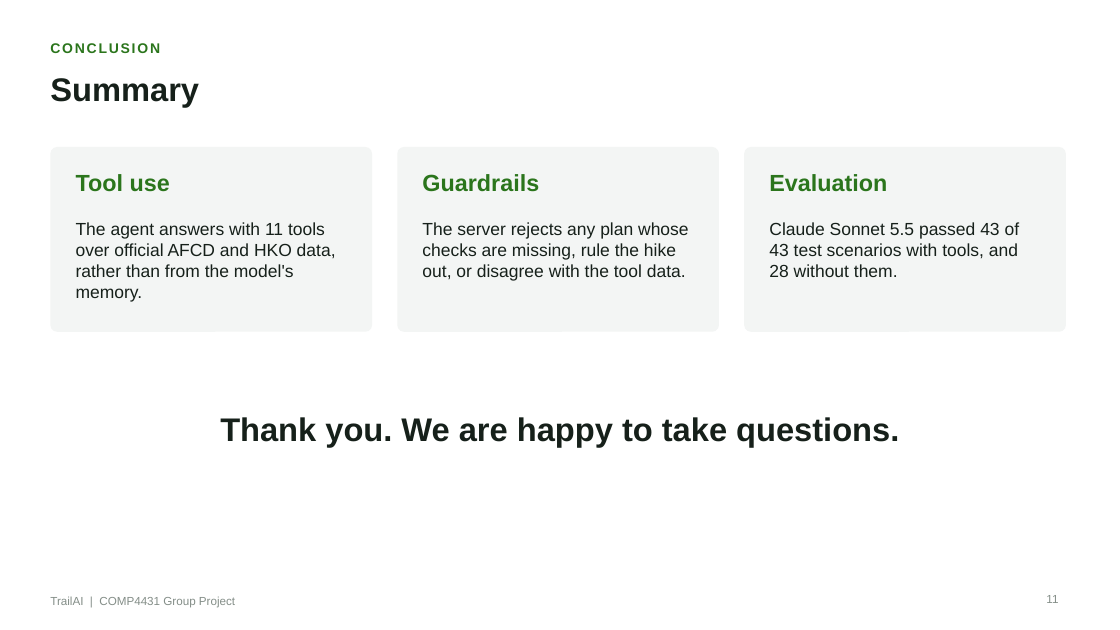
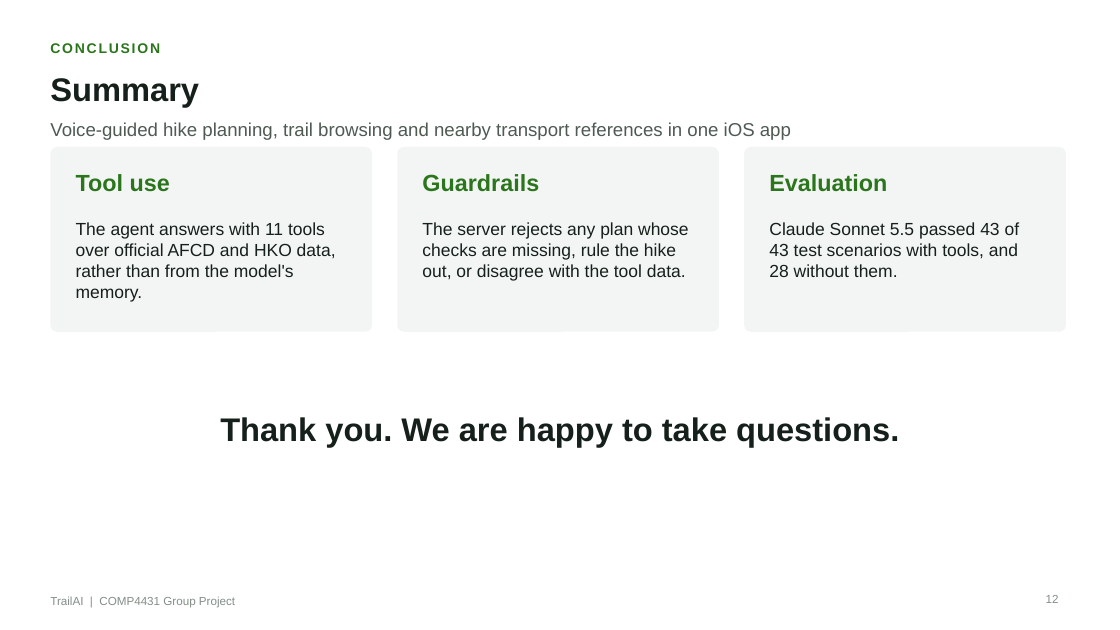
Before and after one commit to HaochenFa/COMP4431-AI, a slide deck: slide 12 of presentation/TrailAI.pptx (slide 11 before the commit). Drawn at 1120x630 pixels with LibreOffice and Linux fonts; fonts in the diff are those of the drawing. Boxes give left, top, right and bottom in pixels: in the first picture for what was removed or moved away, otherwise in the second. Text is boxed around its words. In the diff, an @@ line names an element or a change of style, - is before the commit and + after.

Commit message:
Update TrailAI presentation and add revised feature-focused deck

```diff
--- a/presentation/TrailAI.pptx
+++ b/presentation/TrailAI.pptx
@@ text added at (x1=50, y1=122, x2=791, y2=140), 16 pt, text #4F5A53 @@
+Voice-guided hike planning, trail browsing and nearby transport references in one iOS app
@@ page number at (x1=1046, y1=595, x2=1059, y2=603): text changed @@
-11
+12
```
Also in this commit, not shown: 10 other slides changed, 1 slide added, 6 other files.
